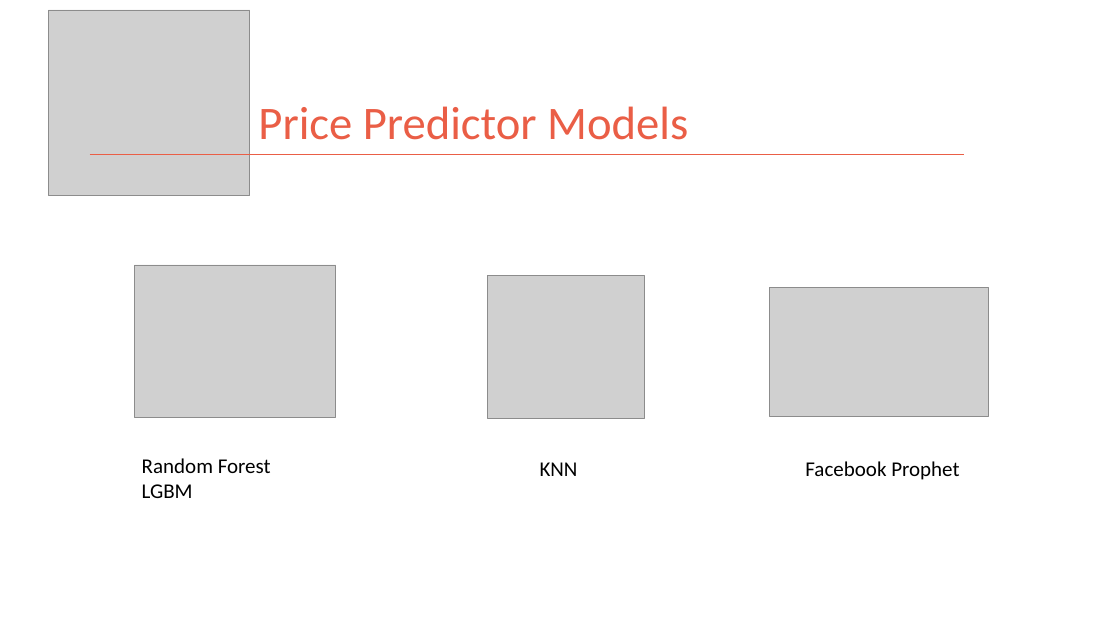
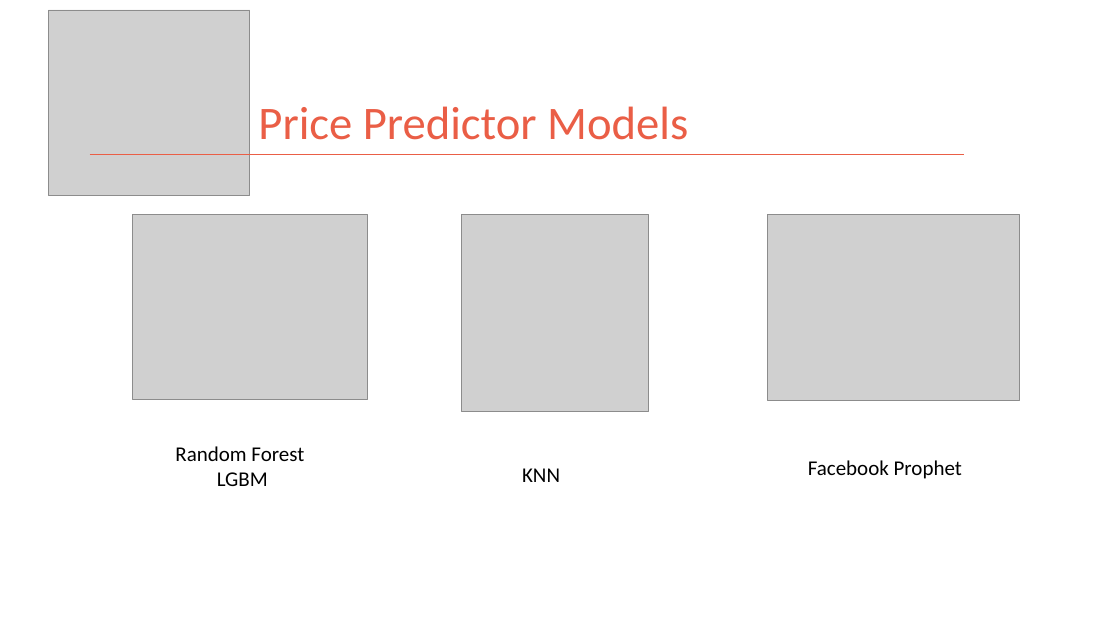
Before and after one commit to kman4/AirbnbPredictions, a slide deck: slide 4 of Airbnb Price Predictions (Model).pptx. Drawn at 1120x630 pixels with LibreOffice and Linux fonts; fonts in the diff are those of the drawing; grey boxes stand for pictures. Boxes give left, top, right and bottom in pixels: in the first picture for what was removed or moved away, otherwise in the second. Text is boxed around its words. In the diff, an @@ line names an element or a change of style, - is before the commit and + after.

```diff
--- a/Airbnb Price Predictions (Model).pptx
+++ b/Airbnb Price Predictions (Model).pptx
@@ picture: place and size @@
-picture at (134,265,335,417)
+picture at (133,214,368,399)
@@ picture: place and size @@
-picture at (487,276,644,418)
+picture at (461,214,649,411)
@@ picture: place and size @@
-picture at (770,287,988,417)
+picture at (768,214,1020,400)
@@ text "Random Forest": place and size @@
-text "Random Forest" at (142,458,271,498)
+text "Random Forest" at (175,446,304,486)
@@ text "Random Forest" at (175,446,304,486): alignment left to centre @@
@@ text "KNN": place and size @@
-text "KNN" at (540,462,578,476)
+text "KNN" at (522,468,560,482)
```
Also in this commit, not shown: 3 other slides changed.
